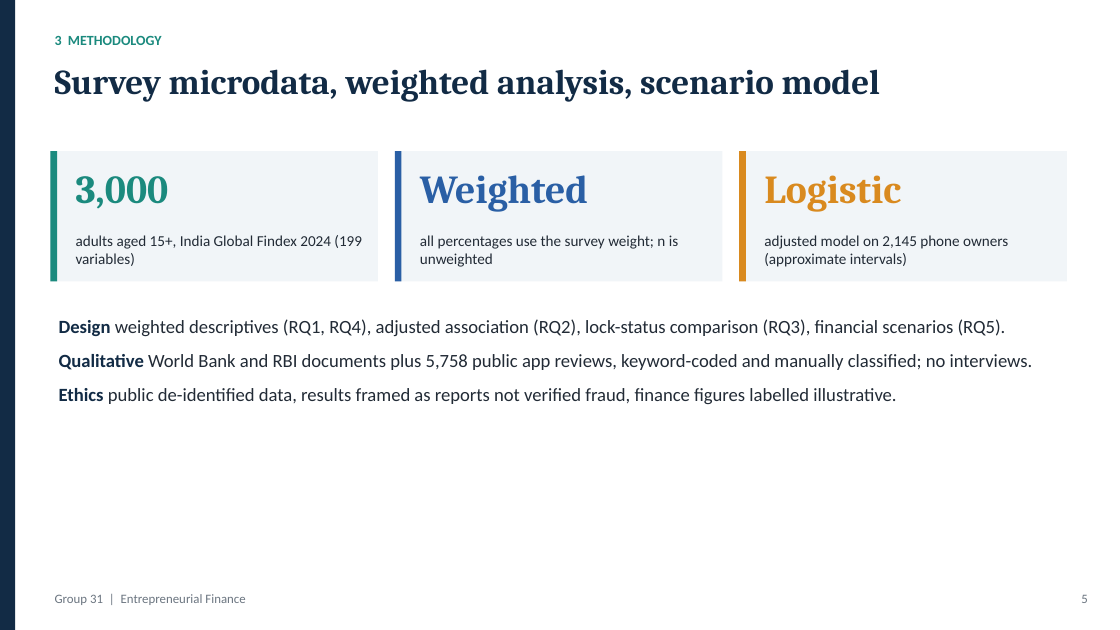
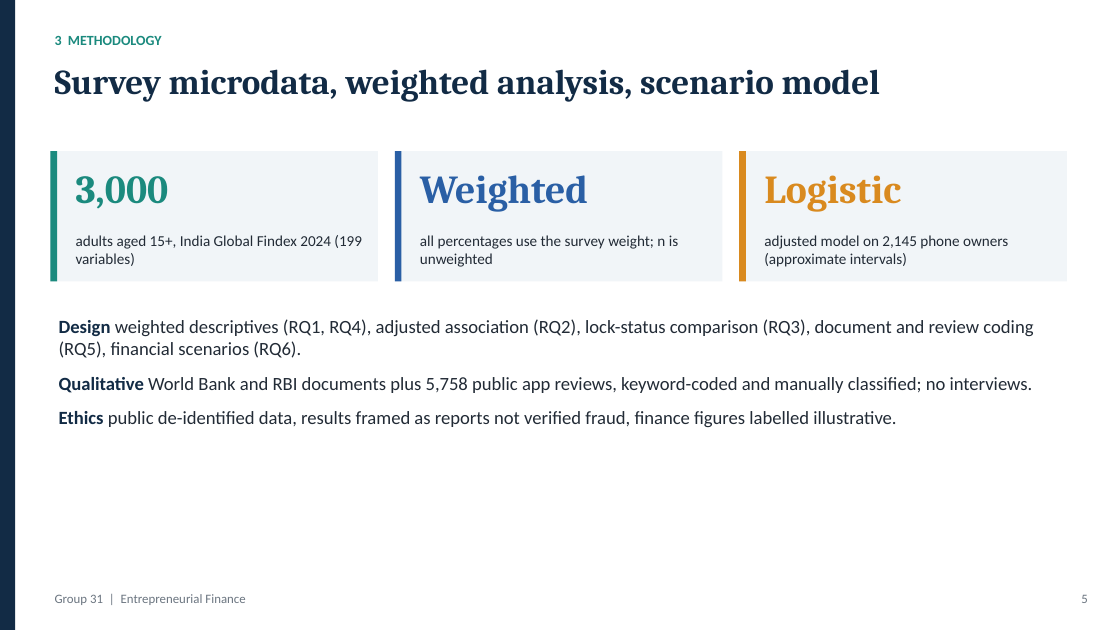
Before and after one commit to sahsudhanshu/EF, a slide deck: slide 5 of Group_31/slides/Group_31_Presentation_Final.pptx. Drawn at 1120x630 pixels with LibreOffice and Linux fonts; fonts in the diff are those of the drawing. Boxes give left, top, right and bottom in pixels: in the first picture for what was removed or moved away, otherwise in the second. Text is boxed around its words. In the diff, an @@ line names an element or a change of style, - is before the commit and + after.

```diff
--- a/Group_31/slides/Group_31_Presentation_Final.pptx
+++ b/Group_31/slides/Group_31_Presentation_Final.pptx
@@ text at bbox=[59, 319, 1033, 358]: text changed @@
-Design weighted descriptives (RQ1, RQ4), adjusted association (RQ2), lock-status comparison (RQ3), financial scenarios (RQ5).
+Design weighted descriptives (RQ1, RQ4), adjusted association (RQ2), lock-status comparison (RQ3), document and review coding (RQ5), financial scenarios (RQ6).
```
Also in this commit, not shown: 1 other slide changed, 5 other files.
